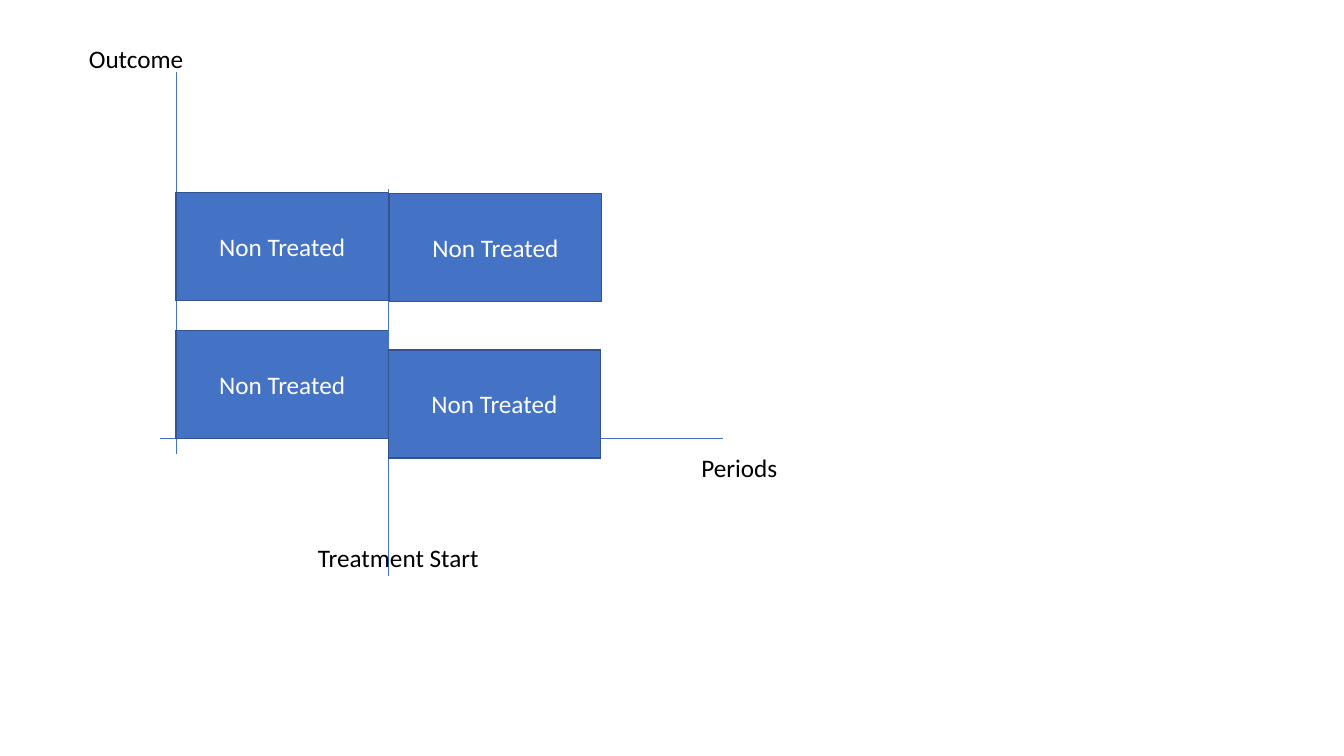
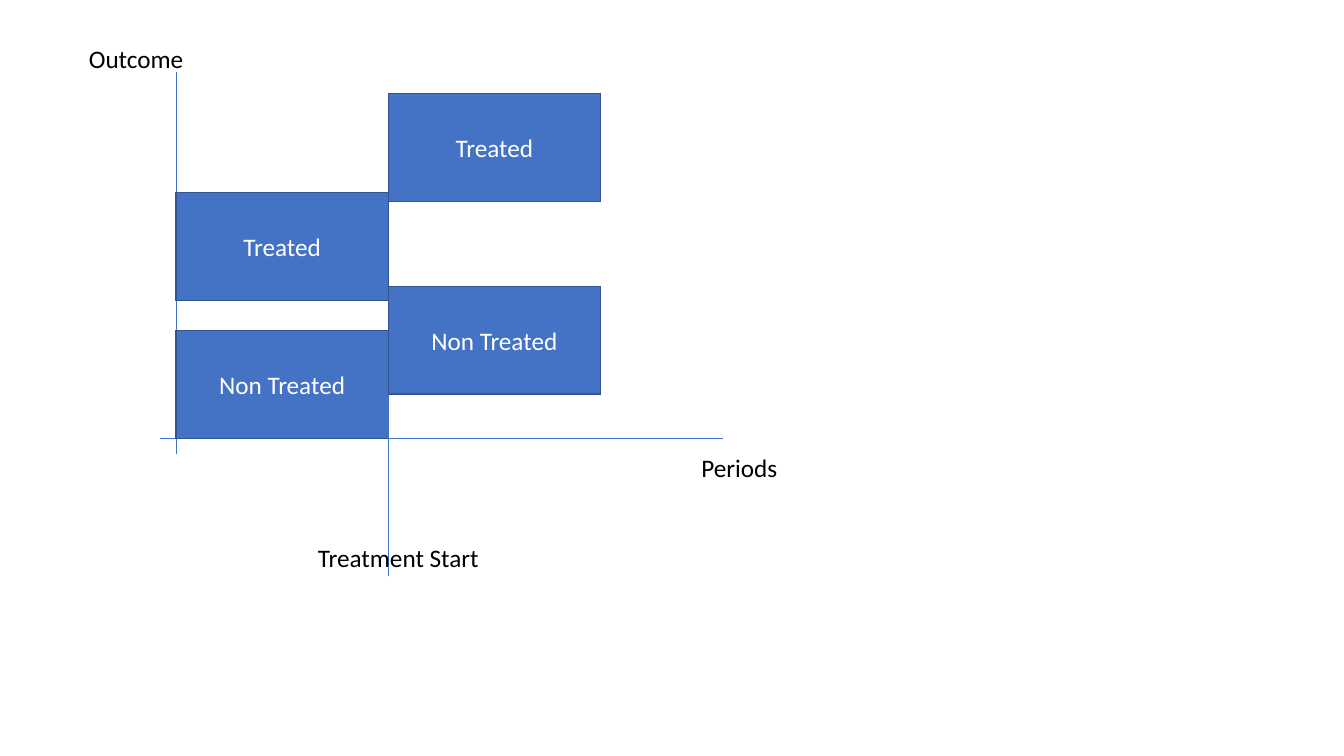
Before and after one commit to mondpanther/datastorieshub, a slide deck: slide 4 of docs/slides/pollutionchains.pptx. Drawn at 1344x756 pixels with LibreOffice and Linux fonts; fonts in the diff are those of the drawing. Boxes give left, top, right and bottom in pixels: in the first picture for what was removed or moved away, otherwise in the second. Text is boxed around its words. In the diff, an @@ line names an element or a change of style, - is before the commit and + after.

```diff
--- a/docs/slides/pollutionchains.pptx
+++ b/docs/slides/pollutionchains.pptx
@@ rectangle "Treated" moved from (x1=389, y1=194, x2=602, y2=301) to (x1=388, y1=94, x2=601, y2=202) @@
@@ text in rectangle at (x1=456, y1=139, x2=533, y2=157): text changed @@
-Non Treated
+Treated
@@ text in rectangle at (x1=243, y1=238, x2=320, y2=256): text changed @@
-Non Treated
+Treated
@@ rectangle "Non Treated" moved from (x1=388, y1=350, x2=601, y2=458) to (x1=388, y1=286, x2=601, y2=394) @@
```
Also in this commit, not shown: 21 other files.
